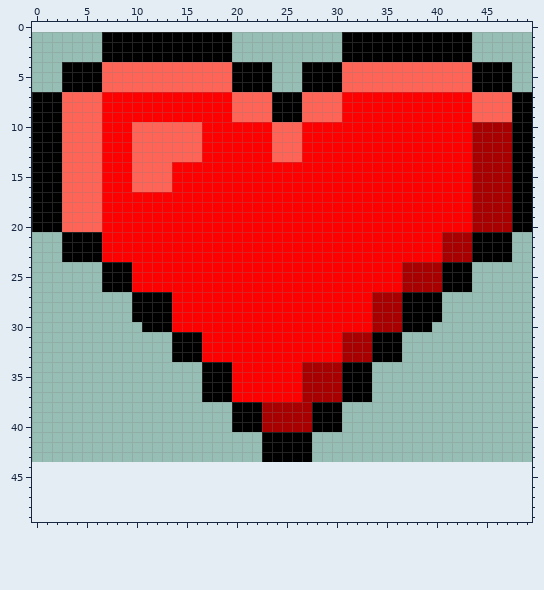
Edited in one commit: pixel-art sprite (DungeonWanderer/Content/heart.png). The picture above is the old version.
The file is 50x43 pixels. The old version is drawn lined up with the new one, on the new canvas.
After the commit:
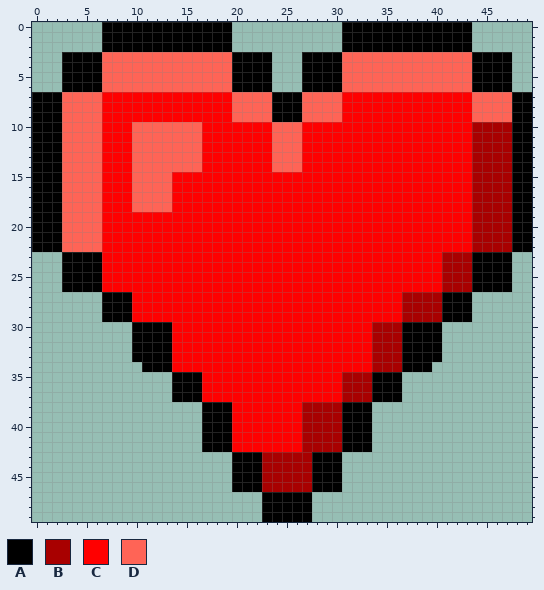
Palette (. is transparent): A #000000  B #a80000  C #ff0000  D #ff6456
Change:
canvas 50x43 -> 50x50, the old top-left corner now at 0,1
@@ x 0..49 @@
- 0 ..................................................
+ 0 .......AAAAAAAAAAAAA...........AAAAAAAAAAAAA......
  1 .......AAAAAAAAAAAAA...........AAAAAAAAAAAAA......
  2 .......AAAAAAAAAAAAA...........AAAAAAAAAAAAA......
- 3 .......AAAAAAAAAAAAA...........AAAAAAAAAAAAA......
+ 3 ...AAAADDDDDDDDDDDDDAAAA...AAAADDDDDDDDDDDDDAAAA..
  4 ...AAAADDDDDDDDDDDDDAAAA...AAAADDDDDDDDDDDDDAAAA..
@@ x 0..49 @@
 13 AAADDDDCCCDDDDDDDCCCCCCCDDDCCCCCCCCCCCCCCCCCBBBBAA
-14 AAADDDDCCCDDDDCCCCCCCCCCCCCCCCCCCCCCCCCCCCCCBBBBAA
+14 AAADDDDCCCDDDDDDDCCCCCCCDDDCCCCCCCCCCCCCCCCCBBBBAA
 15 AAADDDDCCCDDDDCCCCCCCCCCCCCCCCCCCCCCCCCCCCCCBBBBAA
 16 AAADDDDCCCDDDDCCCCCCCCCCCCCCCCCCCCCCCCCCCCCCBBBBAA
-17 AAADDDDCCCCCCCCCCCCCCCCCCCCCCCCCCCCCCCCCCCCCBBBBAA
-18 AAADDDDCCCCCCCCCCCCCCCCCCCCCCCCCCCCCCCCCCCCCBBBBAA
+17 AAADDDDCCCDDDDCCCCCCCCCCCCCCCCCCCCCCCCCCCCCCBBBBAA
+18 AAADDDDCCCDDDDCCCCCCCCCCCCCCCCCCCCCCCCCCCCCCBBBBAA
 19 AAADDDDCCCCCCCCCCCCCCCCCCCCCCCCCCCCCCCCCCCCCBBBBAA
 20 AAADDDDCCCCCCCCCCCCCCCCCCCCCCCCCCCCCCCCCCCCCBBBBAA
-21 ...AAAACCCCCCCCCCCCCCCCCCCCCCCCCCCCCCCCCCBBBAAAA..
-22 ...AAAACCCCCCCCCCCCCCCCCCCCCCCCCCCCCCCCCCBBBAAAA..
+21 AAADDDDCCCCCCCCCCCCCCCCCCCCCCCCCCCCCCCCCCCCCBBBBAA
+22 AAADDDDCCCCCCCCCCCCCCCCCCCCCCCCCCCCCCCCCCCCCBBBBAA
 23 ...AAAACCCCCCCCCCCCCCCCCCCCCCCCCCCCCCCCCCBBBAAAA..
-24 .......AAACCCCCCCCCCCCCCCCCCCCCCCCCCCBBBBAAA......
-25 .......AAACCCCCCCCCCCCCCCCCCCCCCCCCCCBBBBAAA......
-26 .......AAACCCCCCCCCCCCCCCCCCCCCCCCCCCBBBBAAA......
-27 ..........AAAACCCCCCCCCCCCCCCCCCCCBBBAAAA.........
-28 ..........AAAACCCCCCCCCCCCCCCCCCCCBBBAAAA.........
-29 ..........AAAACCCCCCCCCCCCCCCCCCCCBBBAAAA.........
-30 ...........AAACCCCCCCCCCCCCCCCCCCCBBBAAA..........
-31 ..............AAACCCCCCCCCCCCCCBBBAAA.............
-32 ..............AAACCCCCCCCCCCCCCBBBAAA.............
-33 ..............AAACCCCCCCCCCCCCCBBBAAA.............
-34 .................AAACCCCCCCBBBBAAA................
-35 .................AAACCCCCCCBBBBAAA................
-36 .................AAACCCCCCCBBBBAAA................
-37 .................AAACCCCCCCBBBBAAA................
-38 ....................AAABBBBBAAA...................
-39 ....................AAABBBBBAAA...................
-40 ....................AAABBBBBAAA...................
-41 .......................AAAAA......................
-42 .......................AAAAA......................
-43 .......................AAAAA......................
-44 ..................................................
-45 ..................................................
-46 ..................................................
-47 ..................................................
-48 ..................................................
-49 ..................................................
+24 ...AAAACCCCCCCCCCCCCCCCCCCCCCCCCCCCCCCCCCBBBAAAA..
+25 ...AAAACCCCCCCCCCCCCCCCCCCCCCCCCCCCCCCCCCBBBAAAA..
+26 ...AAAACCCCCCCCCCCCCCCCCCCCCCCCCCCCCCCCCCBBBAAAA..
+27 .......AAACCCCCCCCCCCCCCCCCCCCCCCCCCCBBBBAAA......
+28 .......AAACCCCCCCCCCCCCCCCCCCCCCCCCCCBBBBAAA......
+29 .......AAACCCCCCCCCCCCCCCCCCCCCCCCCCCBBBBAAA......
+30 ..........AAAACCCCCCCCCCCCCCCCCCCCBBBAAAA.........
+31 ..........AAAACCCCCCCCCCCCCCCCCCCCBBBAAAA.........
+32 ..........AAAACCCCCCCCCCCCCCCCCCCCBBBAAAA.........
+33 ..........AAAACCCCCCCCCCCCCCCCCCCCBBBAAAA.........
+34 ...........AAACCCCCCCCCCCCCCCCCCCCBBBAAA..........
+35 ..............AAACCCCCCCCCCCCCCBBBAAA.............
+36 ..............AAACCCCCCCCCCCCCCBBBAAA.............
+37 ..............AAACCCCCCCCCCCCCCBBBAAA.............
+38 .................AAACCCCCCCBBBBAAA................
+39 .................AAACCCCCCCBBBBAAA................
+40 .................AAACCCCCCCBBBBAAA................
+41 .................AAACCCCCCCBBBBAAA................
+42 .................AAACCCCCCCBBBBAAA................
+43 ....................AAABBBBBAAA...................
+44 ....................AAABBBBBAAA...................
+45 ....................AAABBBBBAAA...................
+46 ....................AAABBBBBAAA...................
+47 .......................AAAAA......................
+48 .......................AAAAA......................
+49 .......................AAAAA......................
